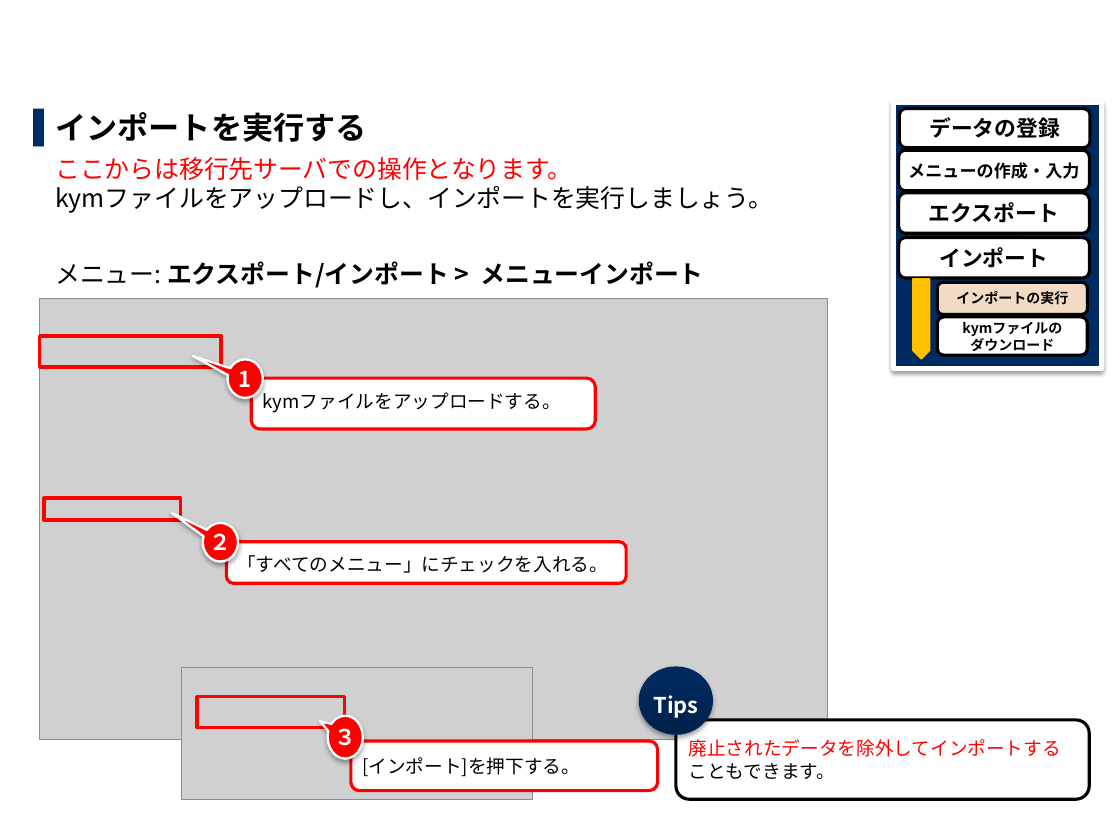
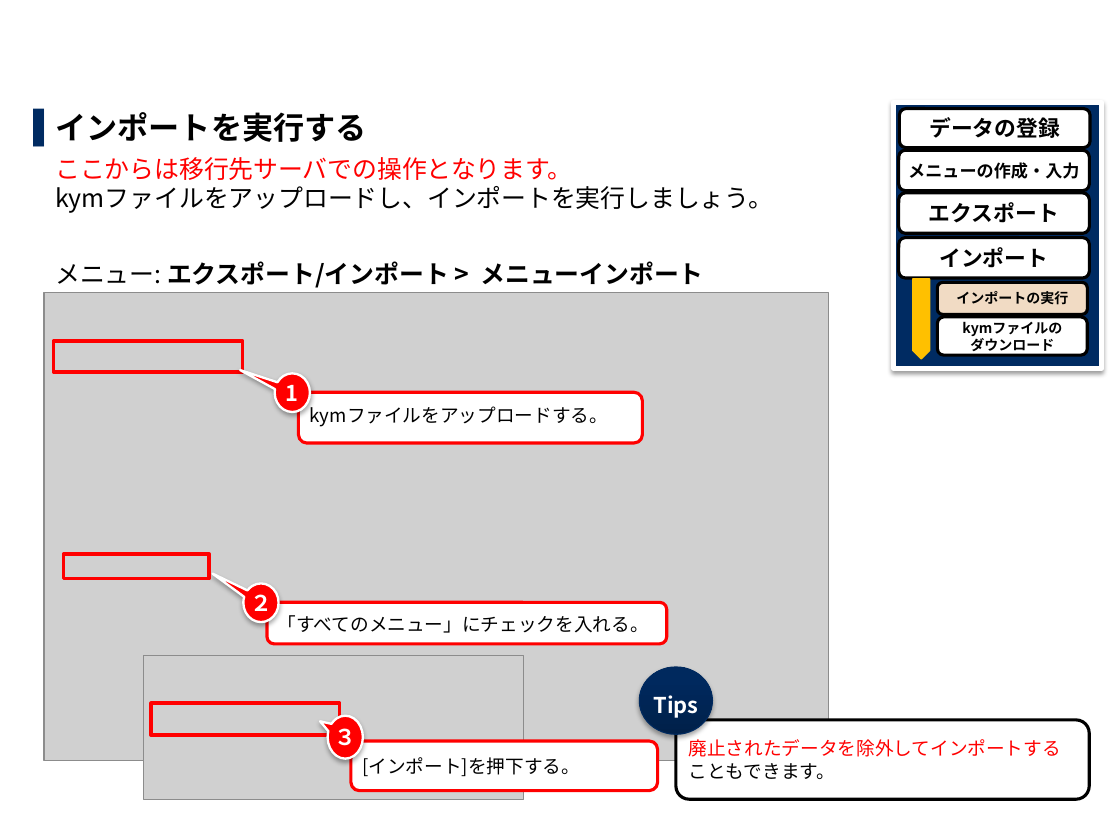
Before and after one commit to exastro-suite/it-automation-docs, a slide deck: slide 16 of asset/Learn_ja/ITA-export-import_ja_practice.pptx. Drawn at 1120x840 pixels with LibreOffice and Linux fonts; fonts in the diff are those of the drawing; grey boxes stand for pictures; background and template pictures are left out. Boxes give left, top, right and bottom in pixels: in the first picture for what was removed or moved away, otherwise in the second. Text is boxed around its words. In the diff, an @@ line names an element or a change of style, - is before the commit and + after.

```diff
--- a/asset/Learn_ja/ITA-export-import_ja_practice.pptx
+++ b/asset/Learn_ja/ITA-export-import_ja_practice.pptx
@@ picture: place and size @@
-picture at (39, 299, 827, 739)
+picture at (44, 292, 828, 760)
@@ rectangle: place and size @@
-rectangle at (39, 336, 221, 367)
+rectangle at (54, 342, 243, 373)
@@ speech bubble "1": place and size @@
-speech bubble "1" at (227, 360, 263, 399)
+speech bubble "1" at (274, 373, 310, 412)
@@ rounded rectangle "kymファイルをアップロードする。": place and size @@
-rounded rectangle "kymファイルをアップロードする。" at (251, 379, 595, 429)
+rounded rectangle "kymファイルをアップロードする。" at (298, 392, 642, 442)
@@ rectangle: place and size @@
-rectangle at (44, 498, 180, 521)
+rectangle at (64, 553, 209, 578)
@@ speech bubble "２": place and size @@
-speech bubble "２" at (203, 523, 239, 562)
+speech bubble "２" at (243, 584, 279, 623)
@@ rounded rectangle "「すべてのメニュー」にチェックを入れる。": place and size @@
-rounded rectangle "「すべてのメニュー」にチェックを入れる。" at (226, 542, 626, 584)
+rounded rectangle "「すべてのメニュー」にチェックを入れる。" at (267, 603, 666, 644)
@@ picture: place and size @@
-picture at (181, 668, 532, 800)
+picture at (143, 655, 523, 800)
@@ rectangle: place and size @@
-rectangle at (197, 697, 344, 728)
+rectangle at (151, 703, 339, 736)
```
Also in this commit, not shown: 21 other slides changed, 3 other files.
